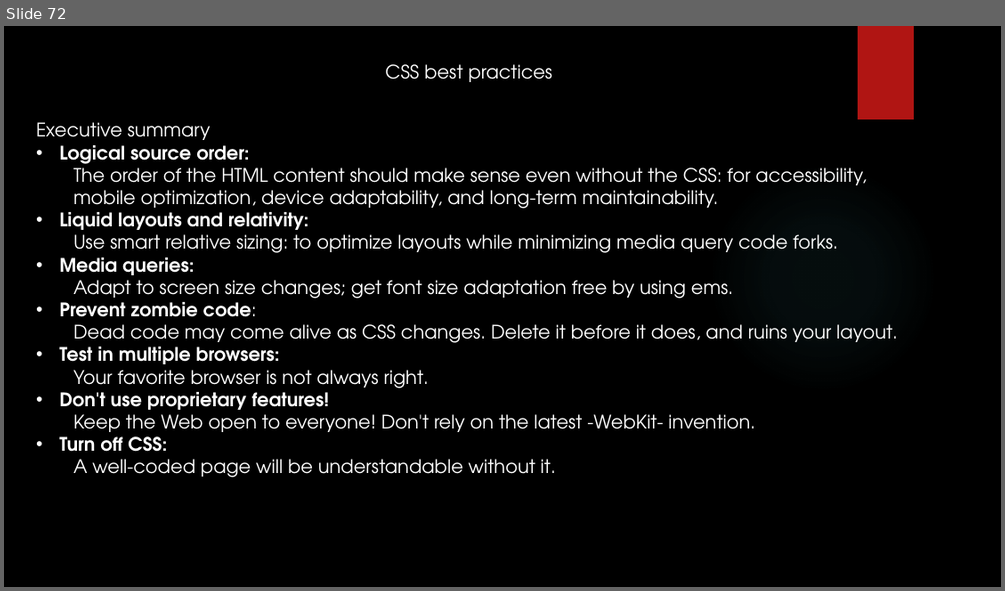
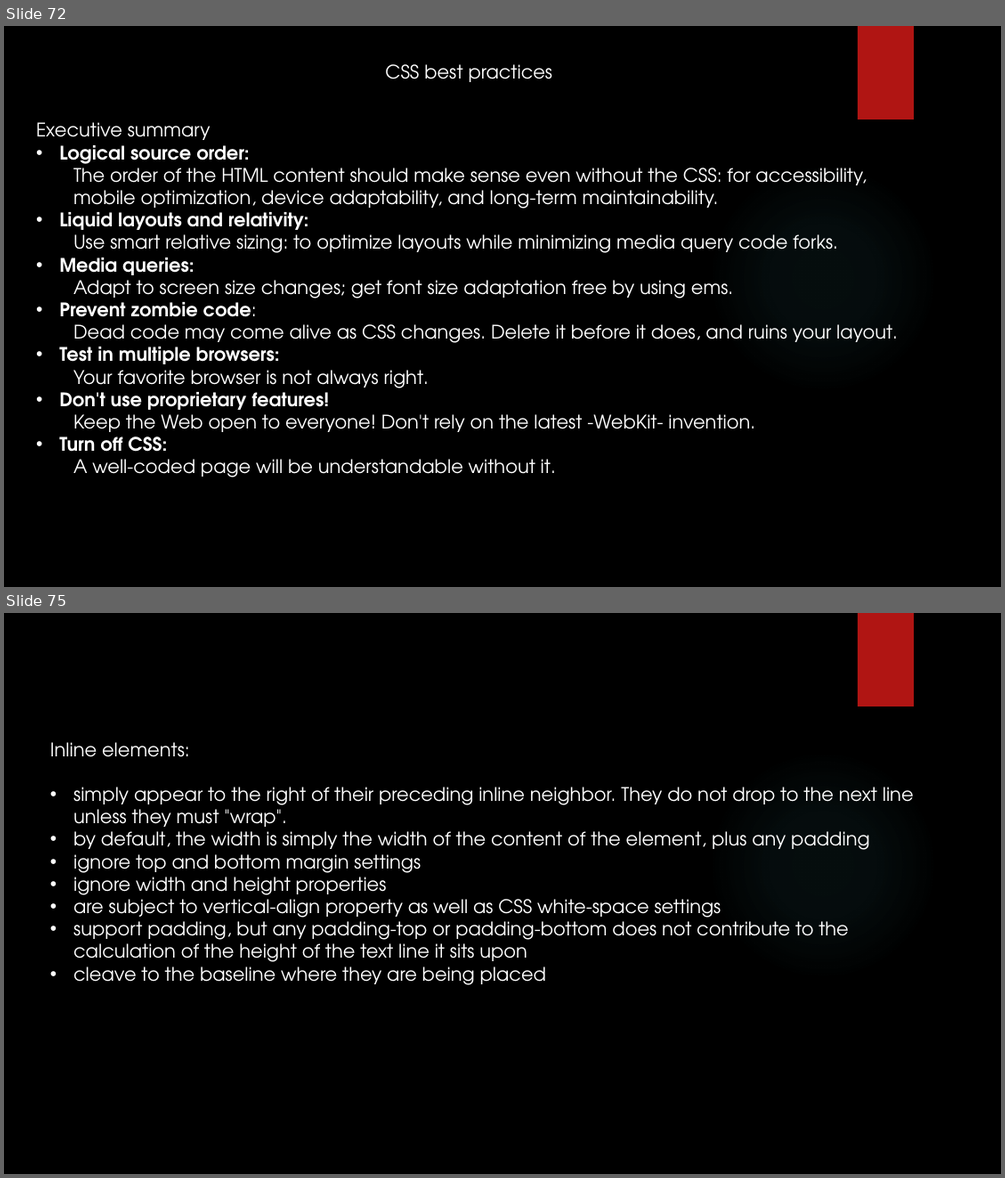
Before and after one commit to yogeshwar1996/HTML5CSS, a slide deck: Fundamentals of HTML and CSS.pptx. Shown one above the other, each under a label of ours: slide 72 before the commit, slides 72 and 75 after it; the slides between them are not shown. The pictures are 1005x591 and 1005x1178 pixels, drawn with LibreOffice and Linux fonts; fonts in the diff are those of the drawing; background and template pictures are left out. Boxes give left, top, right and bottom in pixels: in the first picture for what was removed or moved away, otherwise in the second. Text is boxed around its words. In the diff, an @@ line names an element or a change of style, - is before the commit and + after.

```diff
--- a/Fundamentals of HTML and CSS.pptx
+++ b/Fundamentals of HTML and CSS.pptx
@@ slide 75 added at [4,613,1001,1174], background picture (left out); not listed: 2 template elements that a slide beside it also shows @@
@@ text added at [50,742,914,985], 18 pt, text #FFFFFF @@
+Inline elements:
+• simply appear to the right of their preceding inline neighbor. They do not drop to the next line unless they must "wrap".
+• by default, the width is simply the width of the content of the element, plus any padding
+• ignore top and bottom margin settings
+• ignore width and height properties
+• are subject to vertical-align property as well as CSS white-space settings
+• support padding, but any padding-top or padding-bottom does not contribute to the calculation of the height of the text line it sits upon
+• cleave to the baseline where they are being placed
```
Also in this commit, not shown: 5 other slides added.
